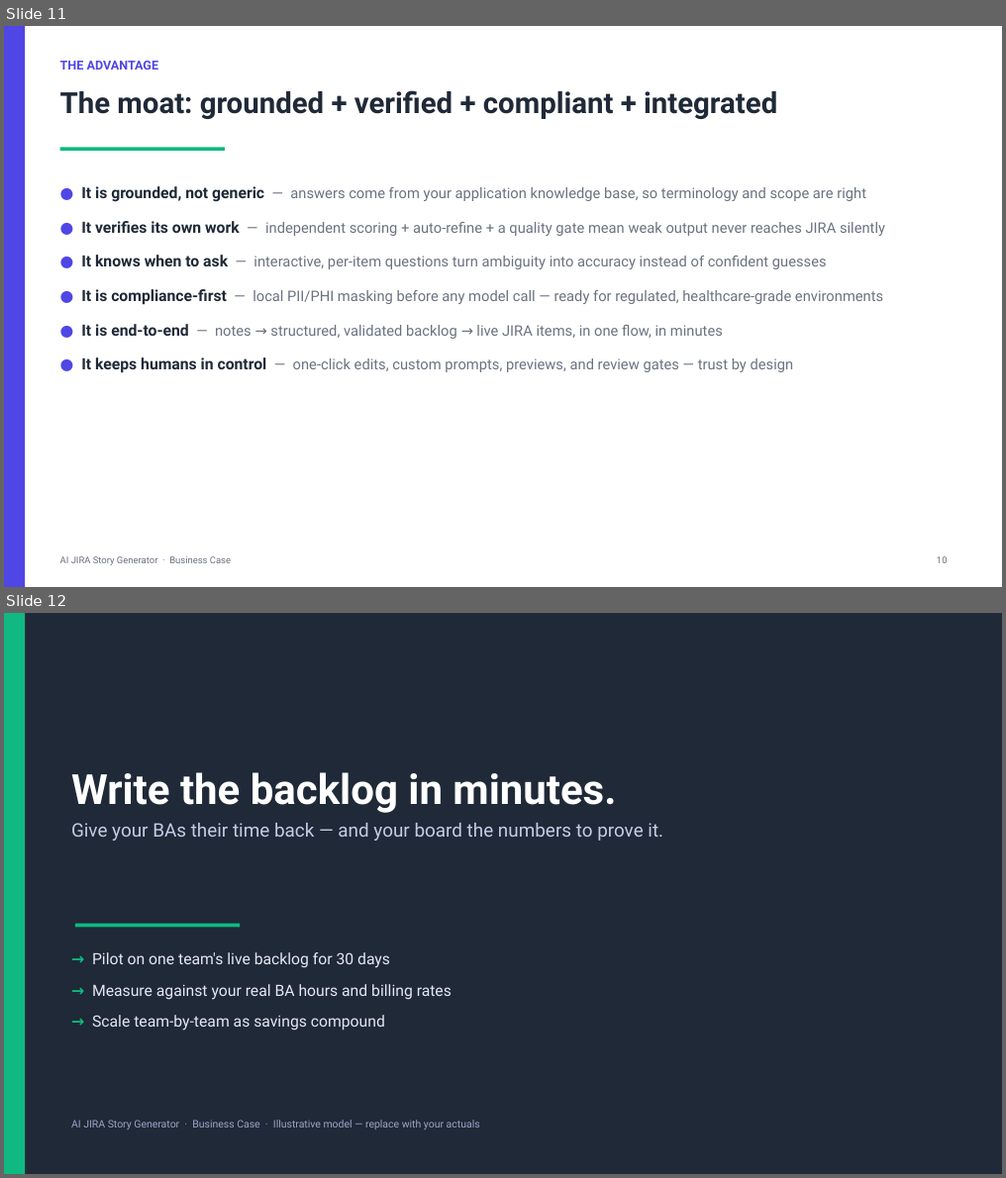
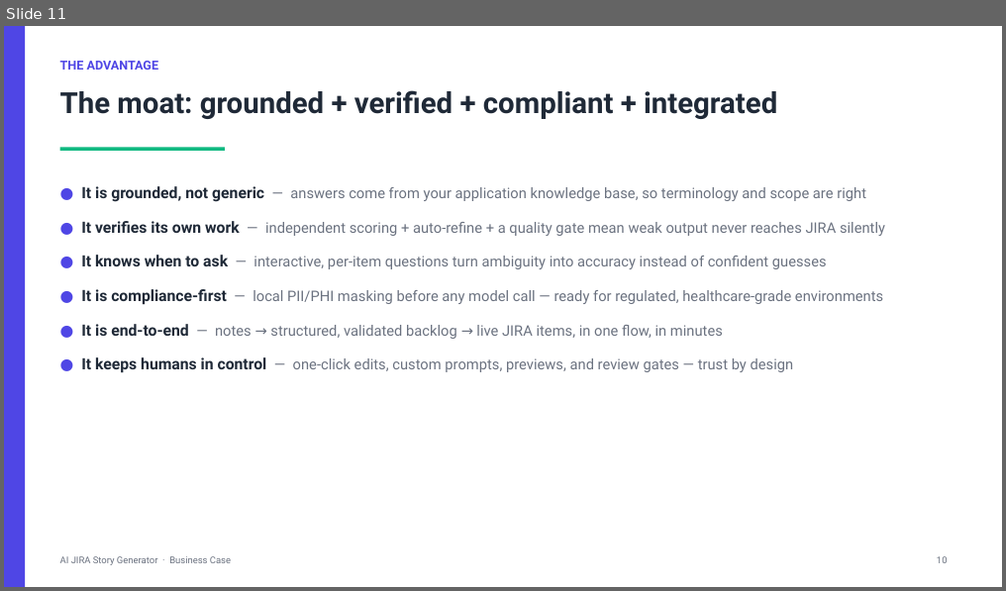
Before and after one commit to nikhilpatil-ct/jira-story-generator, a slide deck: AI-JIRA-Story-Generator-Business-Deck.pptx. Shown one above the other, each under a label of ours: slides 11 and 12 before the commit, slide 11 after it. The pictures are 1006x1178 and 1006x591 pixels, drawn with LibreOffice and Linux fonts; fonts in the diff are those of the drawing. Boxes give left, top, right and bottom in pixels: in the first picture for what was removed or moved away, otherwise in the second. Text is boxed around its words. In the diff, an @@ line names an element or a change of style, - is before the commit and + after.

Commit message:
feat: Update AI JIRA Story Generator Business Deck presentation

```diff
--- a/AI-JIRA-Story-Generator-Business-Deck.pptx
+++ b/AI-JIRA-Story-Generator-Business-Deck.pptx
@@ slide 12 removed at [4, 613, 1002, 1174], background #FFFFFF @@
@@ rectangle removed at [4, 613, 1002, 1174] @@
@@ rectangle removed at [4, 613, 25, 1174] @@
@@ text removed at [71, 772, 663, 841] @@
-Write the backlog in minutes.
-Give your BAs their time back — and your board the numbers to prove it.
@@ rectangle removed at [75, 924, 240, 928] @@
@@ text removed at [92, 953, 451, 1031] @@
-→ Pilot on one team's live backlog for 30 days
-→ Measure against your real BA hours and billing rates
-→ Scale team-by-team as savings compound
@@ text removed at [71, 1120, 480, 1130] @@
-AI JIRA Story Generator · Business Case · Illustrative model — replace with your actuals
```
Also in this commit, not shown: 1 slide added.
